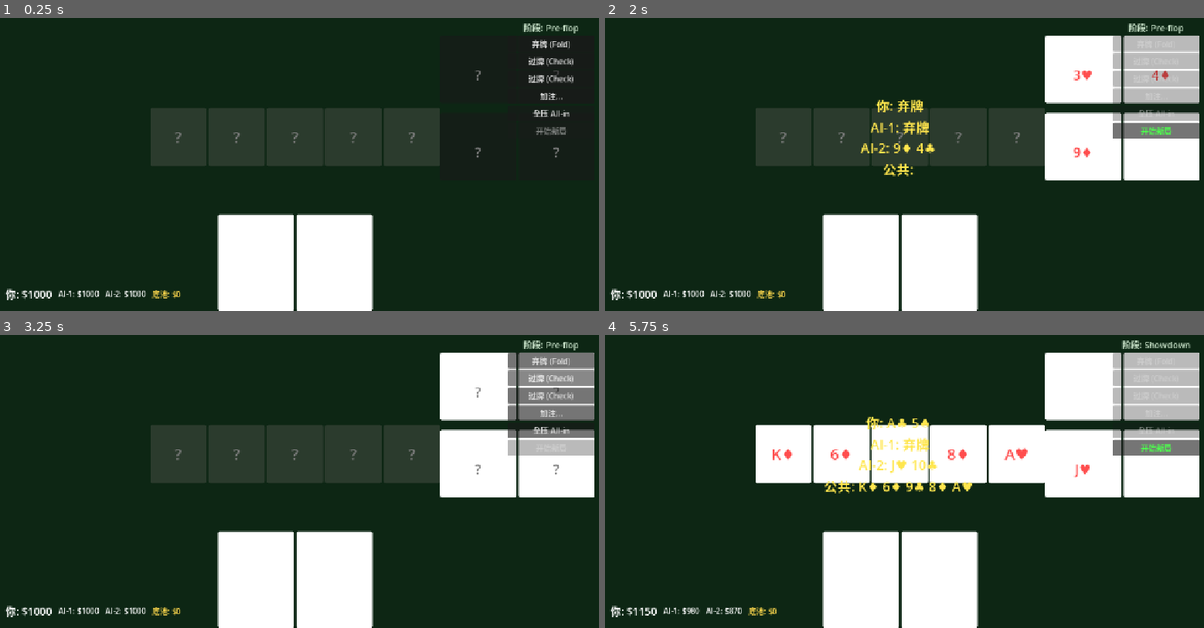
Above: before the commit, frames 1-4 (two rows, left to right).
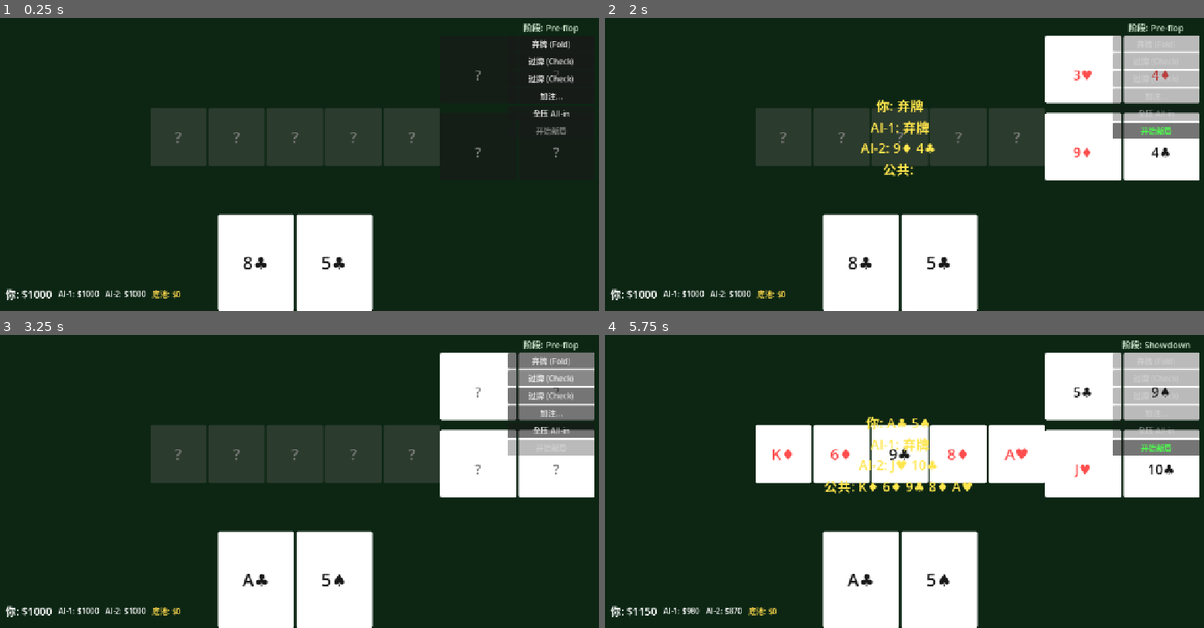
Above: after the commit, the same moments.

Repository: gaoyingxie/texas-holdemp
Game: Godot game, scene res://scenes/main.tscn
Same seed, same stepped clock (60 frames per second), same inputs: the game is played once before the commit and once after it.
Inputs:
- Up to frame 1 (0.25 s): no input
- Up to frame 2 (2 s): click "弃牌 (Fold)" at 0.5 s
- Up to frame 3 (3.25 s): click "开始新局" at 2 s; click "过牌 (Check)" at 2.75 s
- Up to frame 4 (5.75 s): click "跟注 $20" at 3.5 s; click "过牌 (Check)" at 4.25 s; click "加注..." at 5 s

The runs differ from the first frame. In frame 1, 0.2% of the frame differs, in the area x 40-58%, y 81-87%; in frame 2, 0.3%; in frame 3, 0.2%; in frame 4, 0.5%, in the area x 40-95%, y 17-87%.

Commit message:
fix: 黑牌文字颜色改为黑色（原为白色导致白底白字不可见）

Diff:
--- a/scripts/main.gd
+++ b/scripts/main.gd
@@ -49,7 +49,7 @@
         return {"text": "?", "color": Color(1, 1, 1, 1)}
     var suit_sym = SUIT_SYMBOLS[card.suit]
     var rank_sym = RANK_SYMBOLS[card.rank]
-    var color = Color(1, 1, 1, 1)
+    var color = Color(0.1, 0.1, 0.1, 1)  # 黑桃/梅花黑色
     if card.suit == 1 or card.suit == 2:
         color = Color(1, 0.3, 0.3, 1)  # 红心/方块红色
     return {"text": rank_sym + suit_sym, "color": color}
